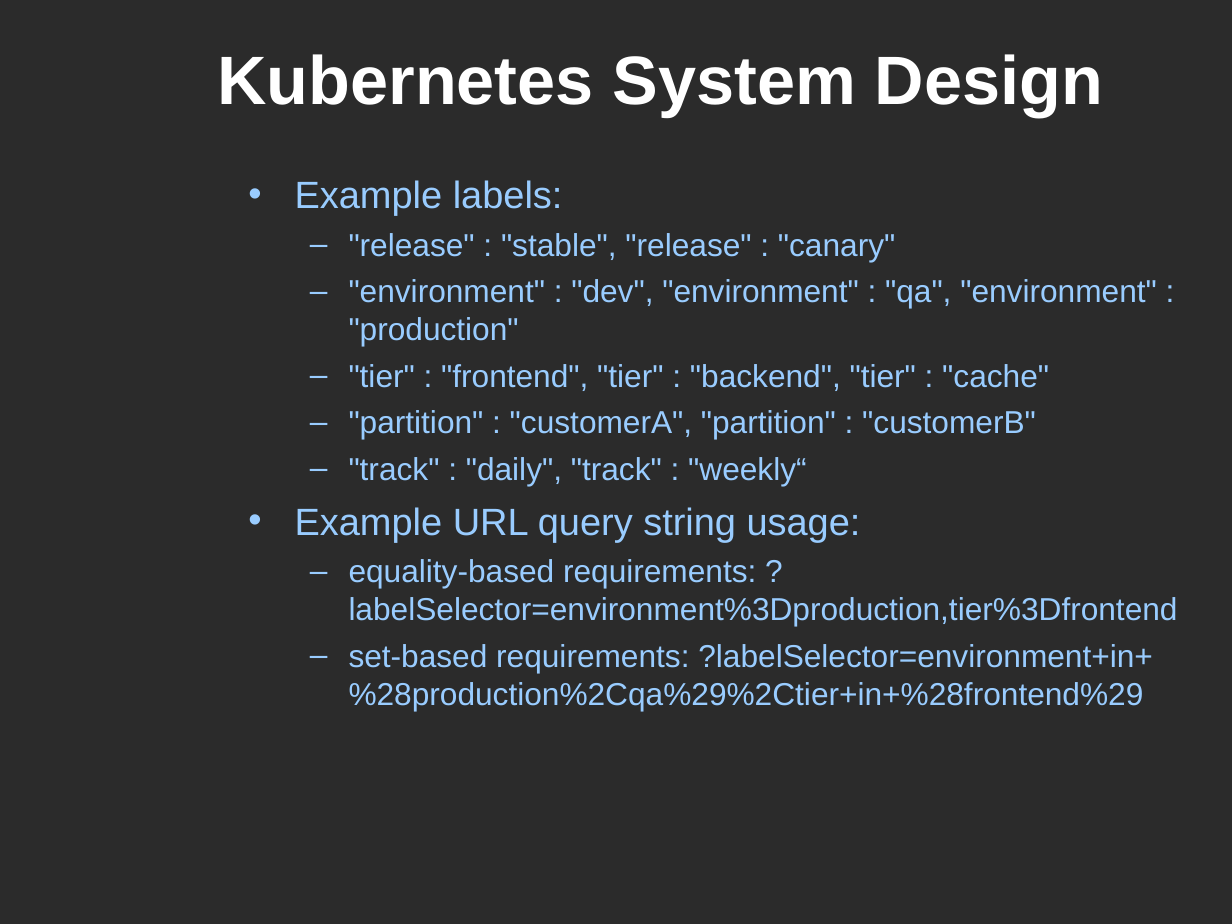
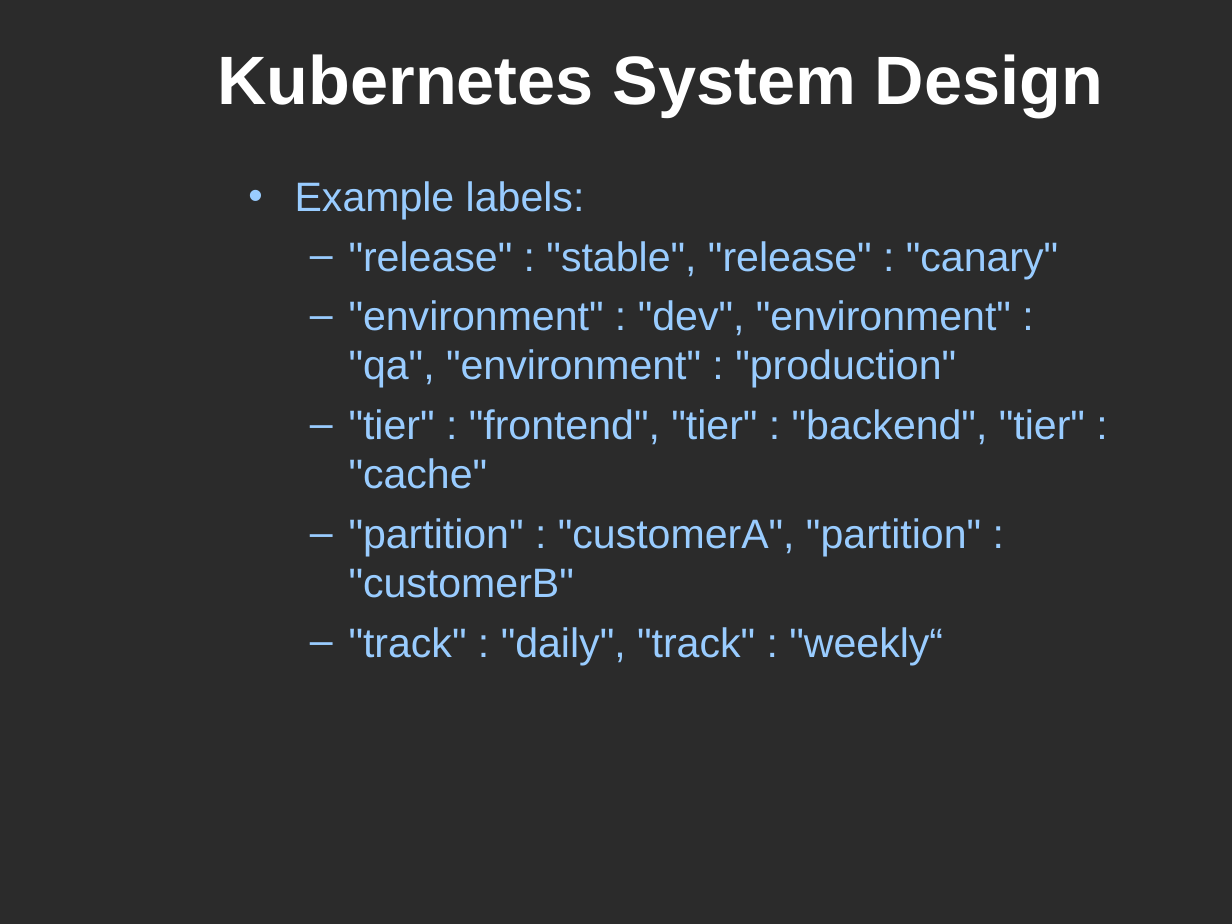
Before and after one commit to mars64/k8s-music-stack, a slide deck: slide 56 of MarcialWhite-Kubernetes101-www.SoFree.us-20170603.ppt (slide 41 before the commit). Drawn at 1232x924 pixels with LibreOffice and Linux fonts; fonts in the diff are those of the drawing; background and template pictures are left out; a plain dark background stands for a picture behind light text. Boxes give left, top, right and bottom in pixels: in the first picture for what was removed or moved away, otherwise in the second. Text is boxed around its words. In the diff, an @@ line names an element or a change of style, - is before the commit and + after.

```diff
--- a/MarcialWhite-Kubernetes101-www.SoFree.us-20170603.ppt
+++ b/MarcialWhite-Kubernetes101-www.SoFree.us-20170603.ppt
@@ text "Example labels:" at <box>295,181,1085,665</box>: size 22.2 to 24 pt in "Example labels:"; size 18.5 to 24 pt; more space between paragraphs @@
@@ text at <box>295,507,1178,711</box>: paragraphs removed @@
-• Example URL query string usage:
-  – equality-based requirements: ?labelSelector=environment%3Dproduction,tier%3Dfrontend
-  – set-based requirements: ?labelSelector=environment+in+%28production%2Cqa%29%2Ctier+in+%28frontend%29
```
Also in this commit, not shown: 16 other slides changed, 17 slides added, 1 other file.
